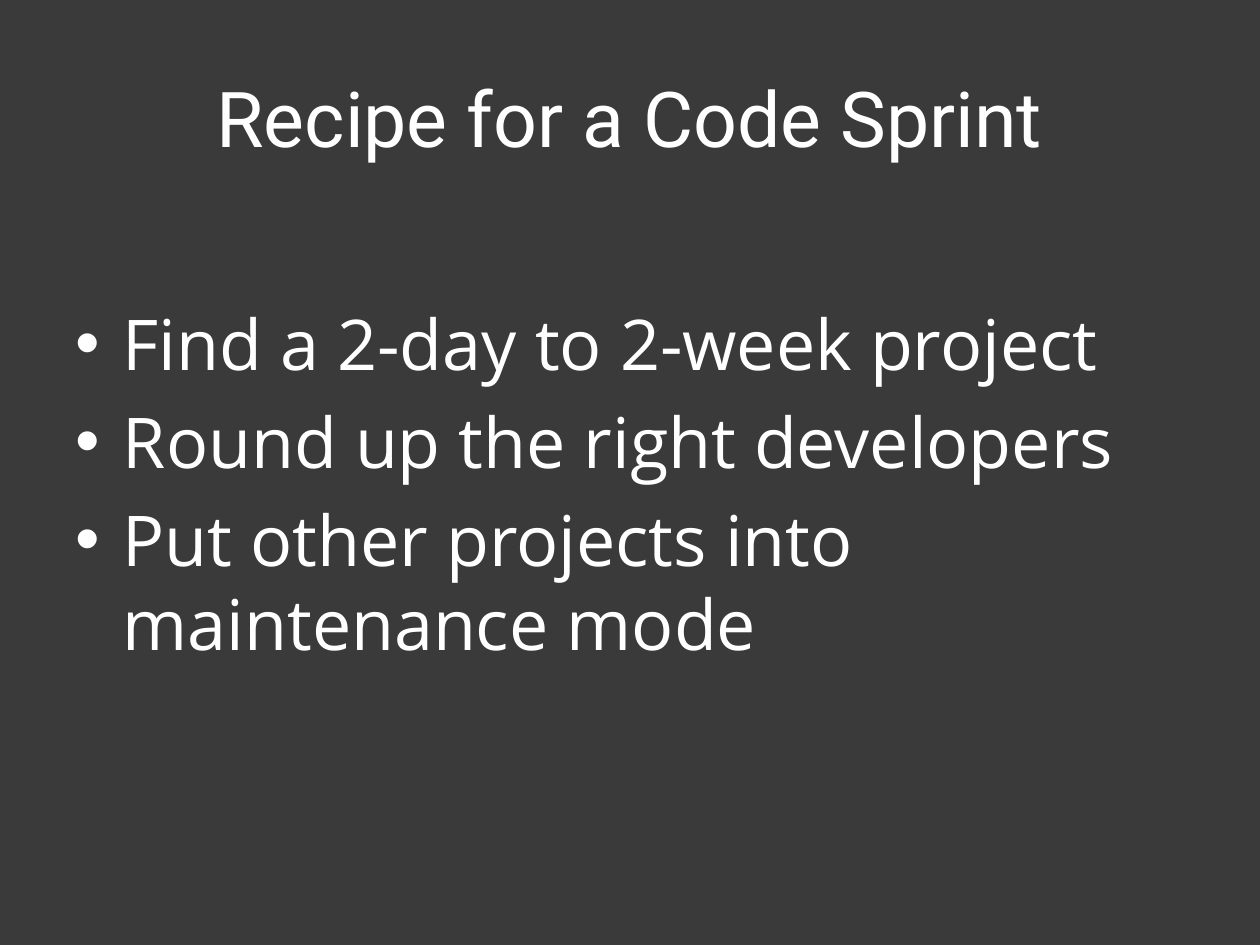
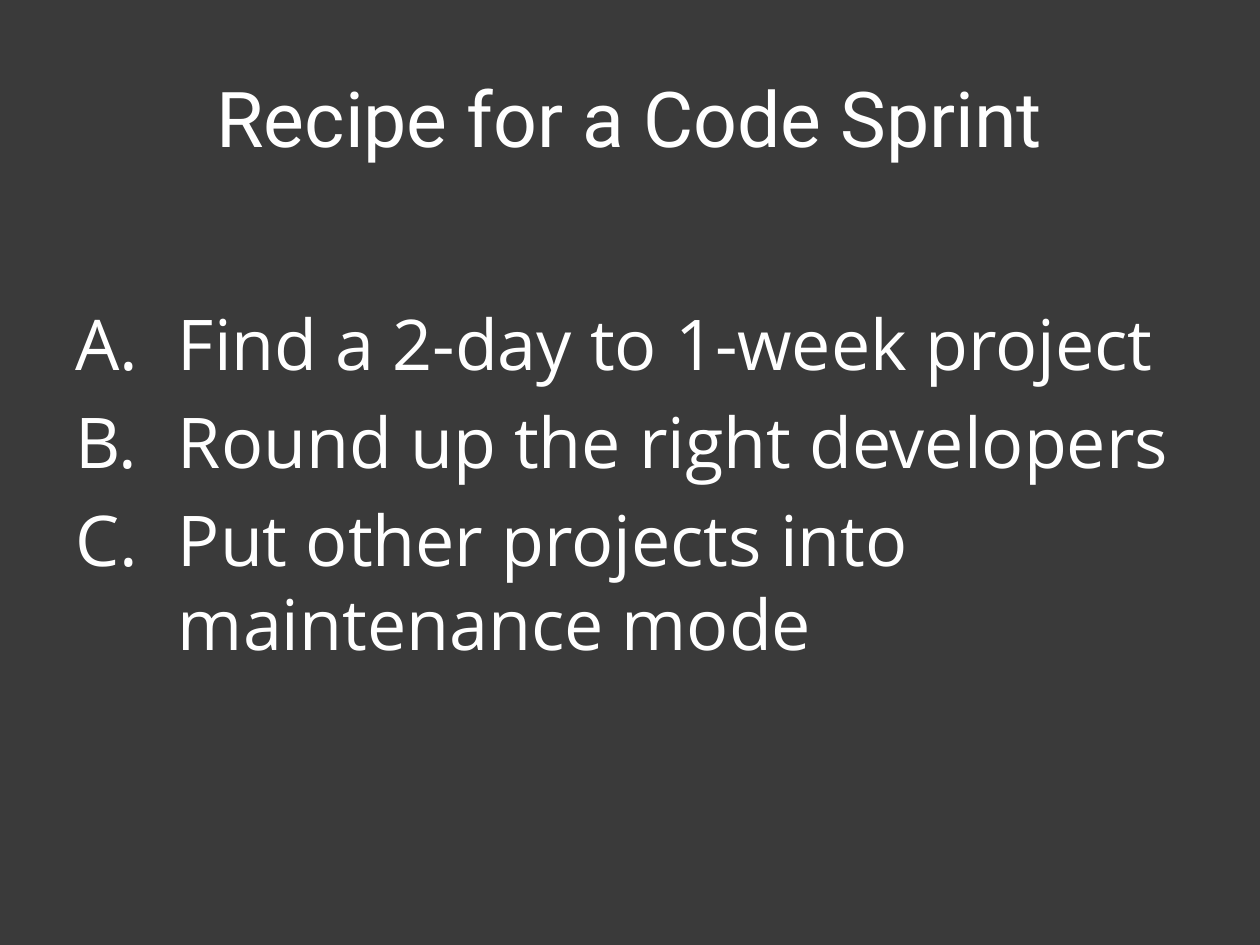
Before and after one commit to patik/code-sprint, a slide deck: slide 16 of code-sprint.pptx. Drawn at 1260x945 pixels with LibreOffice and Linux fonts; fonts in the diff are those of the drawing. Boxes give left, top, right and bottom in pixels: in the first picture for what was removed or moved away, otherwise in the second. Text is boxed around its words. In the diff, an @@ line names an element or a change of style, - is before the commit and + after.

```diff
--- a/code-sprint.pptx
+++ b/code-sprint.pptx
@@ text at box(178, 317, 1152, 387): text changed @@
-• Find a 2-day to 2-week project
+A. Find a 2-day to 1-week project
@@ text at box(178, 415, 1168, 651): bullet • to A. @@
```
Also in this commit, not shown: 11 other slides changed, 1 other file.
